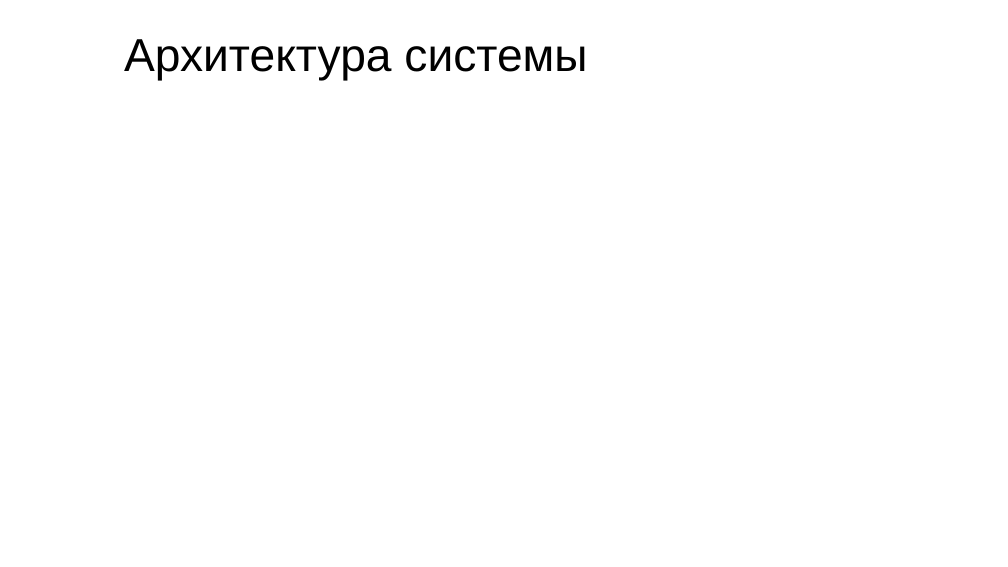
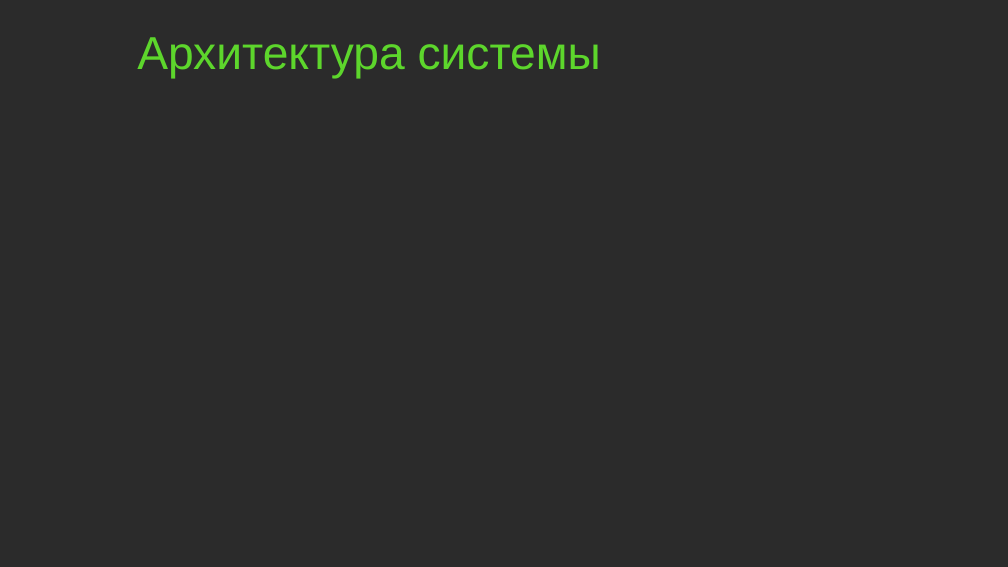
Before and after one commit to amadesya/CourseProject, a slide deck: slide 7 of Документация/Разработка подсистемы СмартФикс.pptx. Drawn at 1008x567 pixels with LibreOffice and Linux fonts; fonts in the diff are those of the drawing; background and template pictures are left out; a plain dark background stands for a picture behind light text. Boxes give left, top, right and bottom in pixels: in the first picture for what was removed or moved away, otherwise in the second. Text is boxed around its words. In the diff, an @@ line names an element or a change of style, - is before the commit and + after.

```diff
--- a/Документация/Разработка подсистемы СмартФикс.pptx
+++ b/Документация/Разработка подсистемы СмартФикс.pptx
@@ background #FFFFFF to picture (left out) @@
@@ title "Архитектура системы": place and size @@
-title "Архитектура системы" at (124,39,587,81)
+title "Архитектура системы" at (137,37,601,79)
@@ title "Архитектура системы" at (137,37,601,79): text colour #000000 to #5DD62C @@
```
Also in this commit, not shown: 6 other slides changed, 1 slide added, 1 slide removed.
